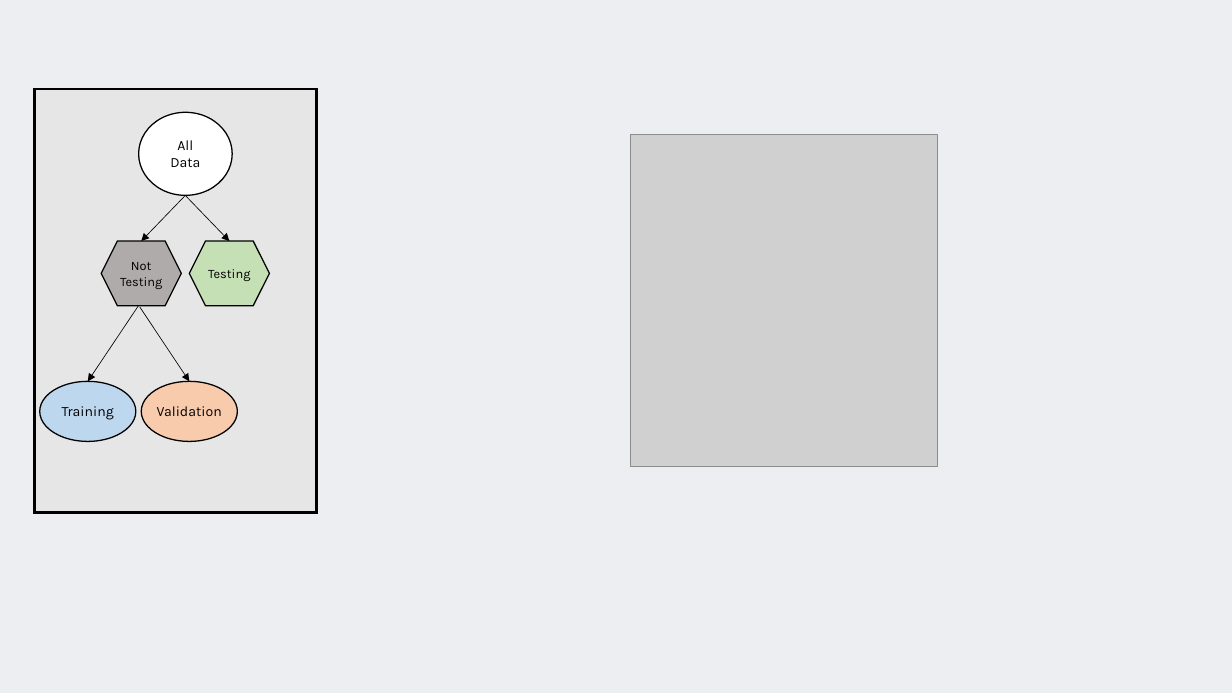
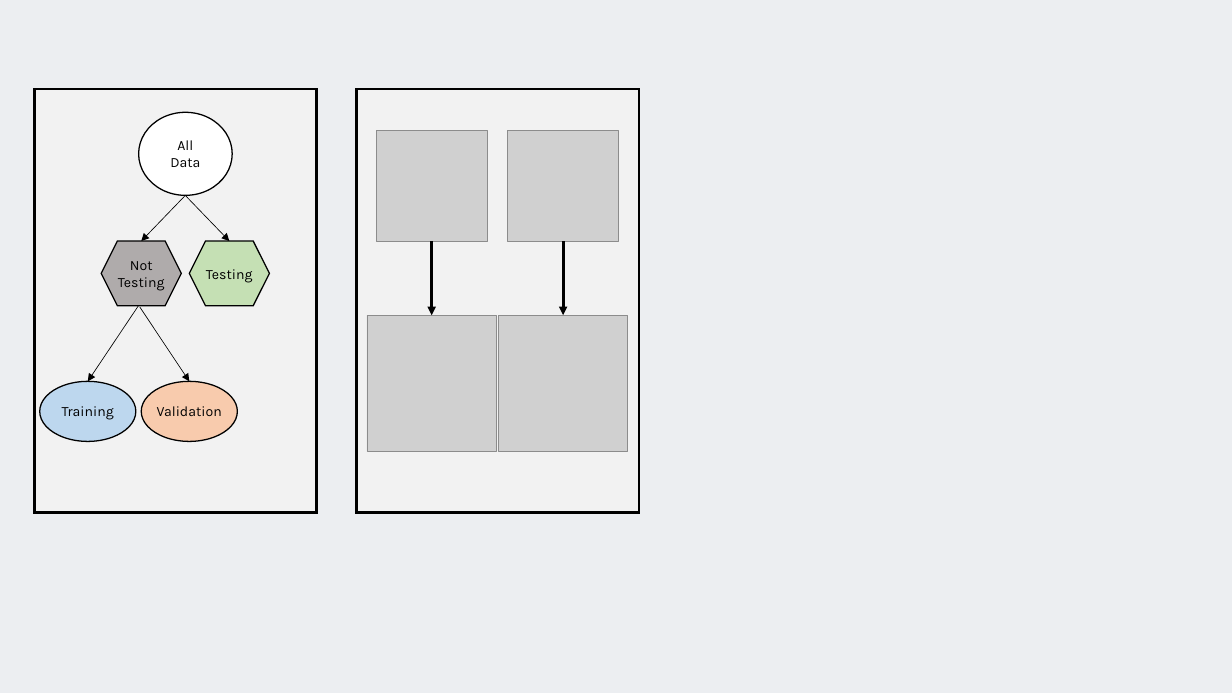
Before and after one commit to SMaRTWorkshops/mlr, a slide deck: slide 2 of figs/sw_figs.pptx. Drawn at 1232x693 pixels with LibreOffice and Linux fonts; fonts in the diff are those of the drawing; grey boxes stand for pictures. Boxes give left, top, right and bottom in pixels: in the first picture for what was removed or moved away, otherwise in the second. Text is boxed around its words. In the diff, an @@ line names an element or a change of style, - is before the commit and + after.

```diff
--- a/figs/sw_figs.pptx
+++ b/figs/sw_figs.pptx
@@ rectangle at (34,89,317,512): fill #E7E6E6 to #F2F2F2 @@
@@ picture removed at (630,135,938,467) @@
@@ hexagon "Not Testing" at (102,241,182,306): size 10 to 11 pt @@
@@ hexagon "Testing" at (189,241,270,306): size 10 to 11 pt @@
@@ group added at (357,89,640,512): 4 pictures, 2 arrows, 1 rectangle @@
```
Also in this commit, not shown: 47 other files.
